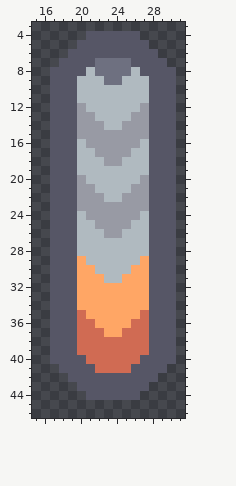
File history of a pixel-art sprite, sprites/units/Selupro/weapons/weapon-part-units/selupro-machine-gun/selupro-machine-gun-brl.png. That is the earlier state.
The file is 48x48 pixels. Shown: x 15..31, y 3..46.
The same view after the edit:
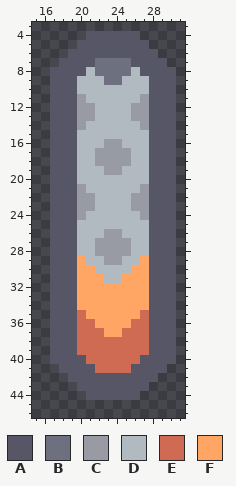
Palette (. is transparent): A #565666  B #6e7080  C #989aa4  D #b0bac0  E #d06b53  F #ffa665
From old to new:
y 11: x 20 D -> C; x 27 D -> C
y 12: x 21 D -> C; x 26 D -> C
y 14: x 21..22 CC -> DD; x 25..26 CC -> DD
y 15: x 20..27 CCCCCCCC -> DDDDDDDD
y 16: x 21..22 CC -> DD; x 25..26 CC -> DD
y 18: x 22 D -> C; x 25 D -> C
y 19: x 23..24 DD -> CC
y 20: x 20 C -> D; x 27 C -> D
y 21: x 21 C -> D; x 26 C -> D
y 22: x 22 C -> D; x 25 C -> D
y 23: x 22..25 CCCC -> DDDD
y 24: x 20..27 DCCCCCCD -> CDDDDDDC
y 25: x 22..25 CCCC -> DDDD
y 27..28: x 22..25 DDDD -> CCCC
y 29: x 23..24 DD -> CC
Where, in picture pixels (left, top, right, bottom), the same in both pictures:
changed: (77, 94, 149, 265)
